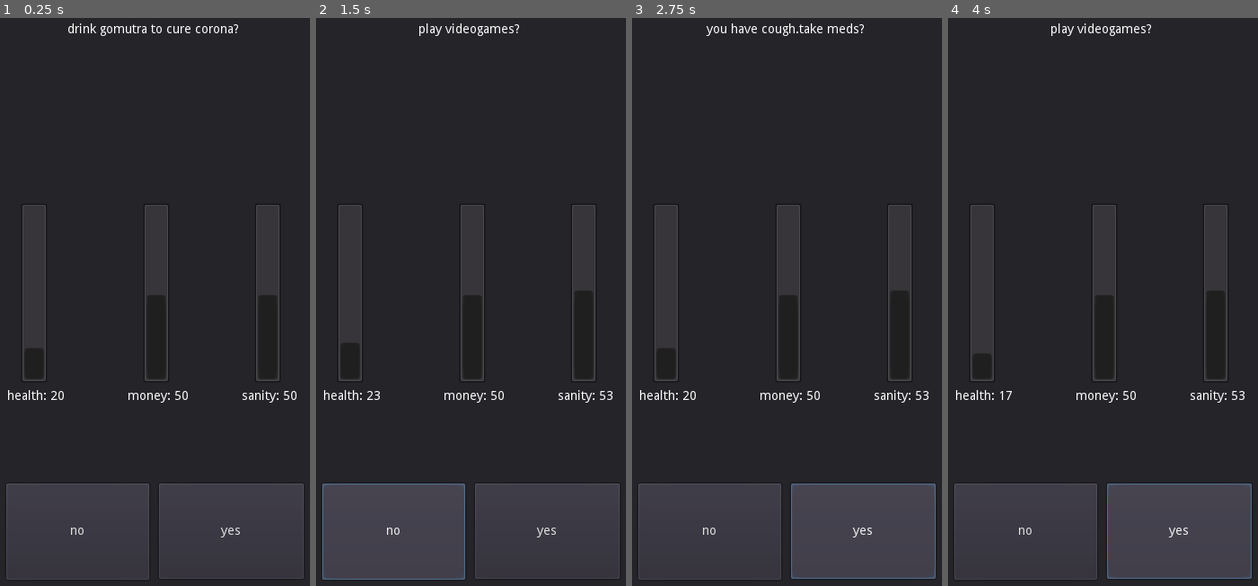
Above: before the commit, frames 1-4 (left to right).
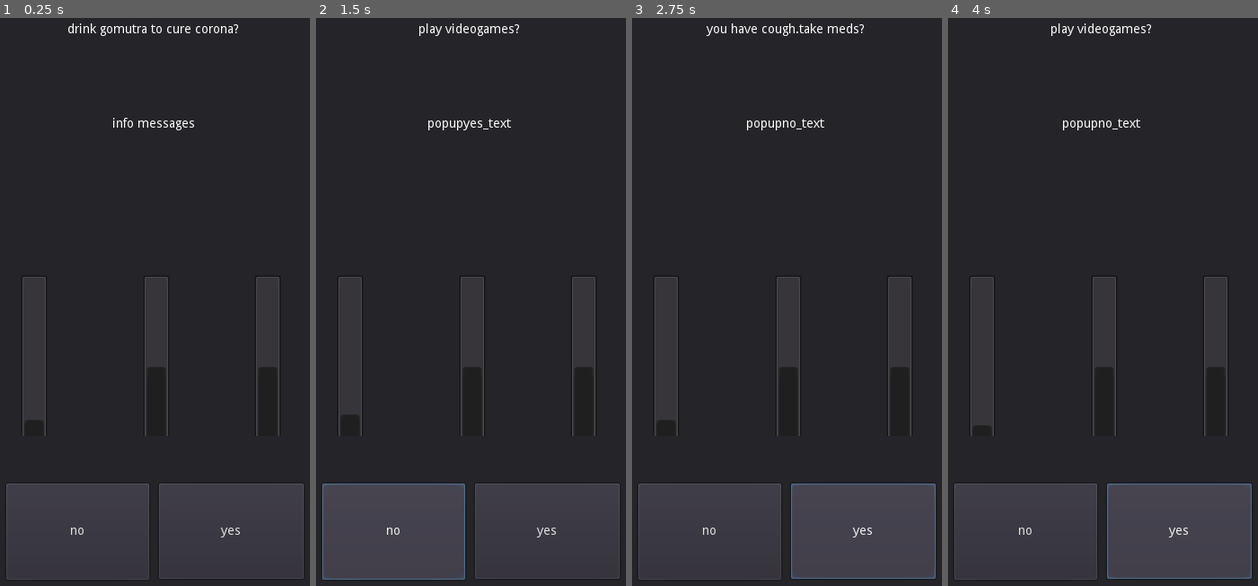
Above: after the commit, the same moments.

Repository: siddhantxshirguppe/coronaQUIZ
Game: Godot game, scene res://mainPage.tscn
The game is run twice, just before and just after one commit, with the same random seed, the same clock (stepped at 60 frames per second) and the same inputs.
Inputs:
- Up to frame 1 (0.25 s): no input
- Up to frame 2 (1.5 s): click "yes" at 0.5 s; click "no" at 1.25 s
- Up to frame 3 (2.75 s): click "yes" at 2 s
- Up to frame 4 (4 s): click "yes" at 2.75 s; tap Enter at 3.5 s

The runs differ from the first frame. In frame 1, 2.8% of the frame differs, in the area x 2-96%, y 17-74%; in frame 2, 2.9%; in frame 3, 2.9%; in frame 4, 2.8%.

Commit message:
added info text

Diff:
--- a/Node.gd
+++ b/Node.gd
@@ -4,8 +4,11 @@
 
 export (int) var healthyes
 export (int) var moneyyes
-export (int) var foodyes
+export (int) var sanityyes
 
 export (int) var healthno
 export (int) var moneyno
-export (int) var foodno
+export (int) var sanityno
+
+export (String) var popupyes = "popupyes_text"
+export (String) var popupno ="popupno_text"
--- a/mainPage.gd
+++ b/mainPage.gd
@@ -8,15 +8,15 @@
 var questionnode
 var changeH  = 20
 var changeM  = 50
-var changeF  = 50
+var changeS  = 50
 
 func update_resource_ui():
 	$ResourcesPanel/HealthResourceBar/Label.text = "health: " + str(changeH)
 	$ResourcesPanel/HealthResourceBar/ProgressBar.value = changeH
 	$ResourcesPanel/MoneyResourceBar/Label.text = "money: " + str(changeM)
 	$ResourcesPanel/MoneyResourceBar/ProgressBar.value = changeM
-	$ResourcesPanel/SanityResourceBar/Label.text = "sanity: " + str(changeF)
-	$ResourcesPanel/SanityResourceBar/ProgressBar.value = changeF
+	$ResourcesPanel/SanityResourceBar/Label.text = "sanity: " + str(changeS)
+	$ResourcesPanel/SanityResourceBar/ProgressBar.value = changeS
 
 func _ready():
 	update_resource_ui()
@@ -35,12 +35,14 @@
 	if decision == true:
 		changeH += questionnode.healthyes
 		changeM += questionnode.moneyyes
-		changeF += questionnode.foodyes
+		changeS += questionnode.sanityyes
+		$Message/Label.text = questionnode.popupyes
 
 	if decision == false:
 		changeH += questionnode.healthno
 		changeM += questionnode.moneyno
-		changeF += questionnode.foodno
+		changeS += questionnode.sanityno
+		$Message/Label.text = questionnode.popupno
 
 	update_resource_ui()
 
--- a/mainPage.tscn
+++ b/mainPage.tscn
@@ -11,7 +11,7 @@
 [node name="QuestionPanel" type="Panel" parent="."]
 margin_top = -1.0
 margin_right = 360.0
-margin_bottom = 164.0
+margin_bottom = 128.0
 __meta__ = {
 "_edit_use_anchors_": false
 }
@@ -27,8 +27,26 @@
 "_edit_use_anchors_": false
 }
 
+[node name="Message" type="Panel" parent="."]
+margin_top = 128.0
+margin_right = 360.0
+margin_bottom = 257.0
+__meta__ = {
+"_edit_use_anchors_": false
+}
+
+[node name="Label" type="Label" parent="Message"]
+margin_right = 360.0
+margin_bottom = 116.0
+text = "info messages"
+align = 1
+valign = 1
+__meta__ = {
+"_edit_use_anchors_": false
+}
+
 [node name="ResourcesPanel" type="Panel" parent="."]
-margin_top = 164.0
+margin_top = 244.0
 margin_right = 360.0
 margin_bottom = 533.0
 __meta__ = {
--- a/questionHolder.tscn
+++ b/questionHolder.tscn
@@ -15,7 +15,6 @@
 script = ExtResource( 1 )
 fact = "order swiggy?"
 moneyyes = -3
-foodyes = 3
 
 [node name="Node3" type="Node" parent="."]
 script = ExtResource( 1 )
@@ -38,7 +37,6 @@
 healthyes = -21
 moneyyes = -10
 moneyno = 2
-foodno = 3
 
 [node name="Node6" type="Node" parent="."]
 script = ExtResource( 1 )
